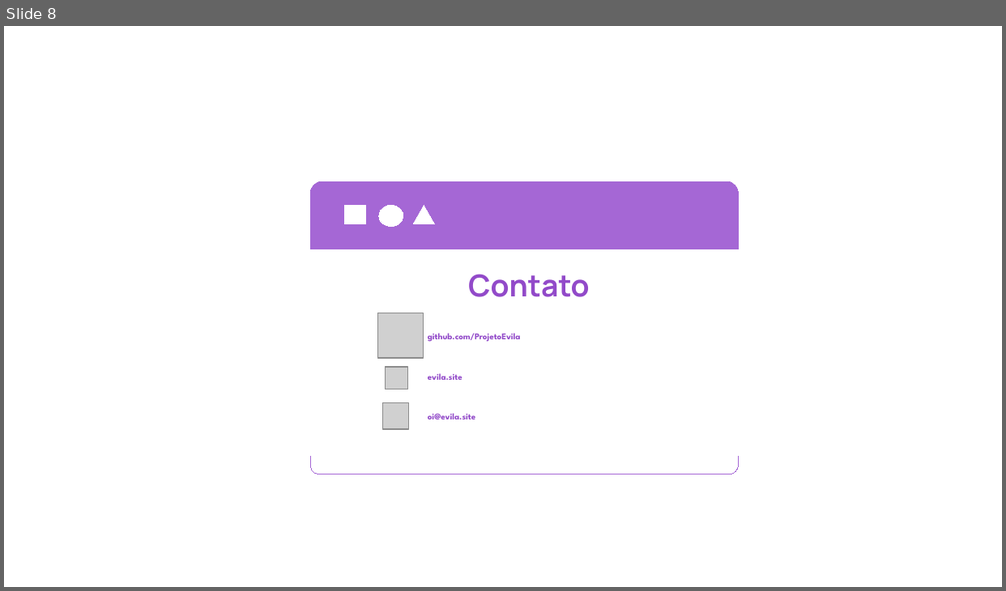
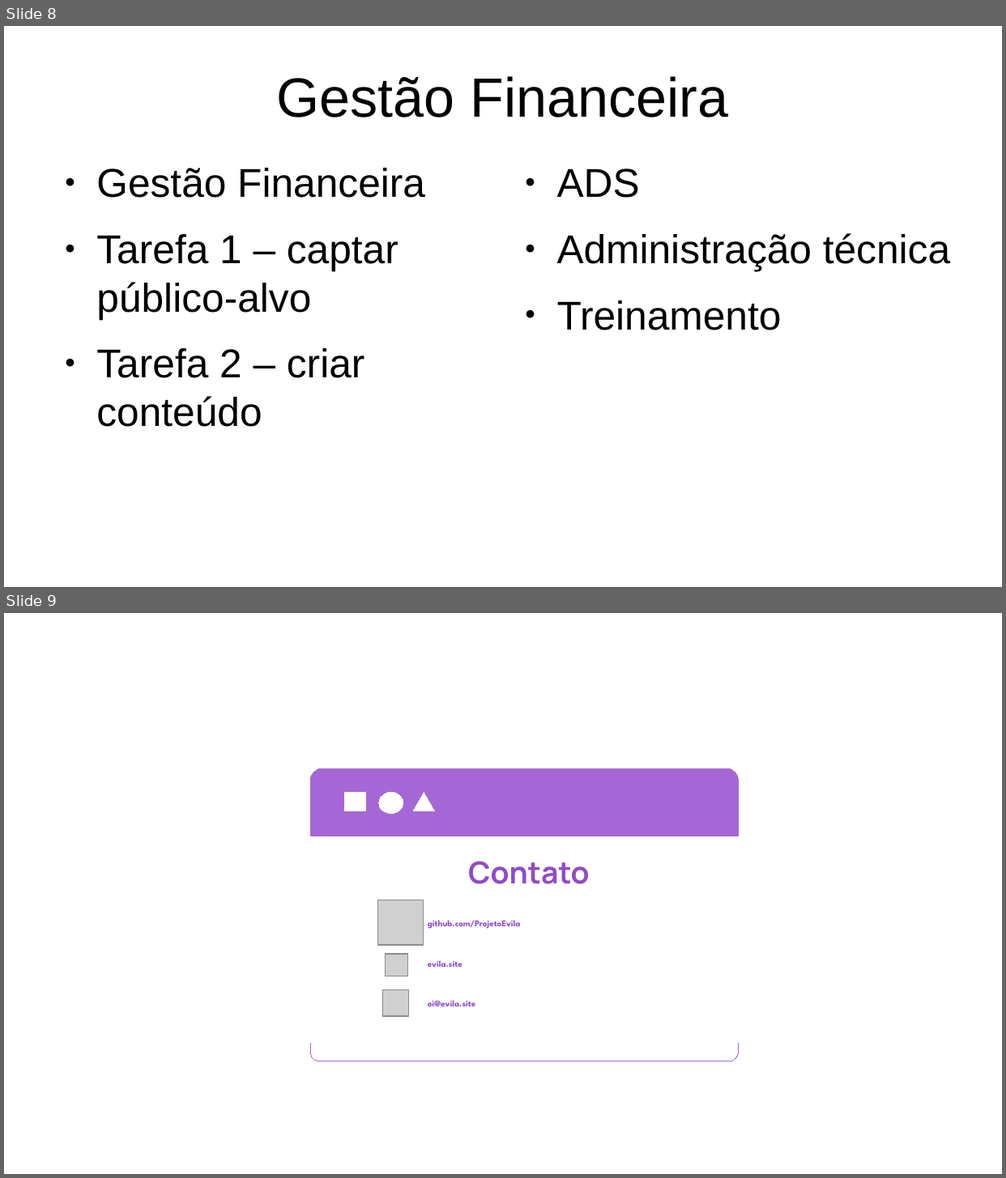
Before and after one commit to ProjetoEvila/EVLproduzido, a slide deck: projeto/documentos/apresentacao.odp. Shown one above the other, each under a label of ours: slide 8 before the commit, slides 8 and 9 after it. The pictures are 1006x591 and 1006x1178 pixels, drawn with LibreOffice and Linux fonts; fonts in the diff are those of the drawing; grey boxes stand for pictures; background and template pictures are left out. Boxes give left, top, right and bottom in pixels: in the first picture for what was removed or moved away, otherwise in the second. Text is boxed around its words. In the diff, an @@ line names an element or a change of style, - is before the commit and + after.

Commit message:
Adicão de conteúdo referente ao curso de gestão financeira

```diff
--- a/projeto/documentos/apresentacao.odp
+++ b/projeto/documentos/apresentacao.odp
@@ slide 8 added at (4, 26, 1002, 587), background #FFFFFF @@
@@ title added at (277, 76, 729, 118), 44 pt, text #000000 @@
+Gestão Financeira
@@ text added at (96, 168, 425, 427), 32 pt, text #000000 @@
+● Gestão Financeira
+● Tarefa 1 – captar público-alvo
+● Tarefa 2 – criar conteúdo
@@ text added at (557, 169, 950, 331), 32 pt, text #000000 @@
+● ADS
+● Administração técnica
+● Treinamento
@@ what was slide 8 is now slide 9 @@
```
Also in this commit, not shown: 1 slide changed.
